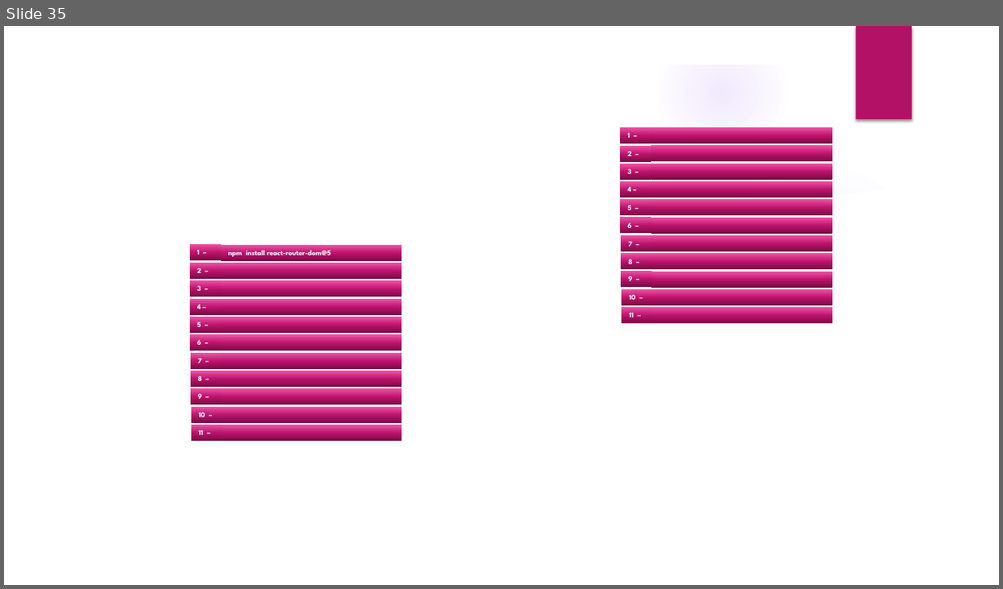
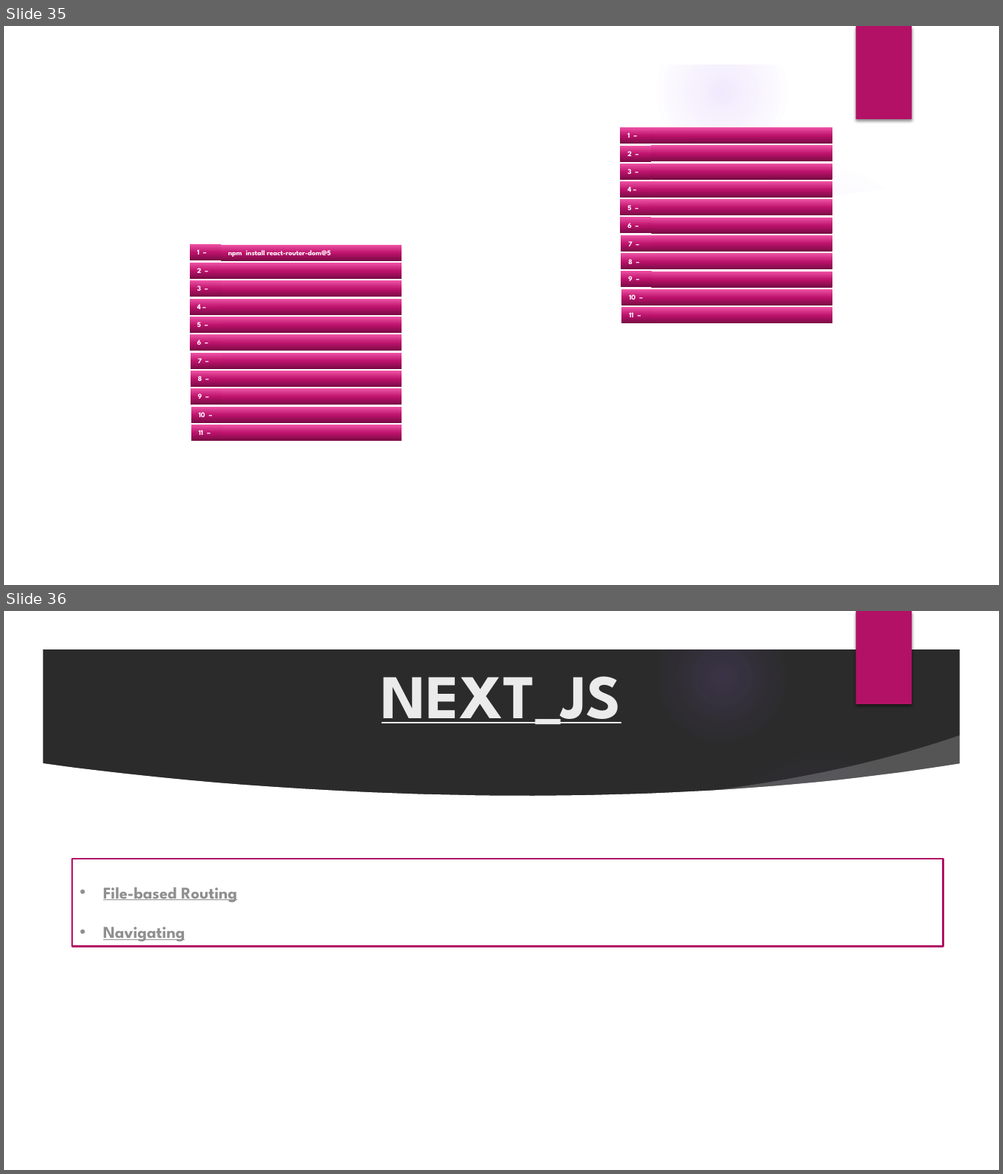
Before and after one commit to bakour1/order-food-app, a slide deck: Presentation1.pptx. Shown one above the other, each under a label of ours: slide 35 before the commit, slides 35 and 36 after it. The pictures are 1003x589 and 1003x1174 pixels, drawn with LibreOffice and Linux fonts; fonts in the diff are those of the drawing; background and template pictures are left out; a plain dark background stands for a picture behind light text. Boxes give left, top, right and bottom in pixels: in the first picture for what was removed or moved away, otherwise in the second. Text is boxed around its words. In the diff, an @@ line names an element or a change of style, - is before the commit and + after.

```diff
--- a/Presentation1.pptx
+++ b/Presentation1.pptx
@@ slide 36 added at (4, 611, 999, 1170), background picture (left out); not listed: 9 template elements that a slide beside it also shows @@
@@ title added at (381, 676, 621, 724), 60 pt, text #EBEBEB, bold, underline @@
+NEXT_JS
@@ rectangle added at (73, 859, 943, 947), fill #FFFFFF, outline #B31166 1.5 pt, 16 pt, text #8F8F8F, bold, underline @@
+• File-based Routing
+• Navigating
```
Also in this commit, not shown: 3 other slides added.
